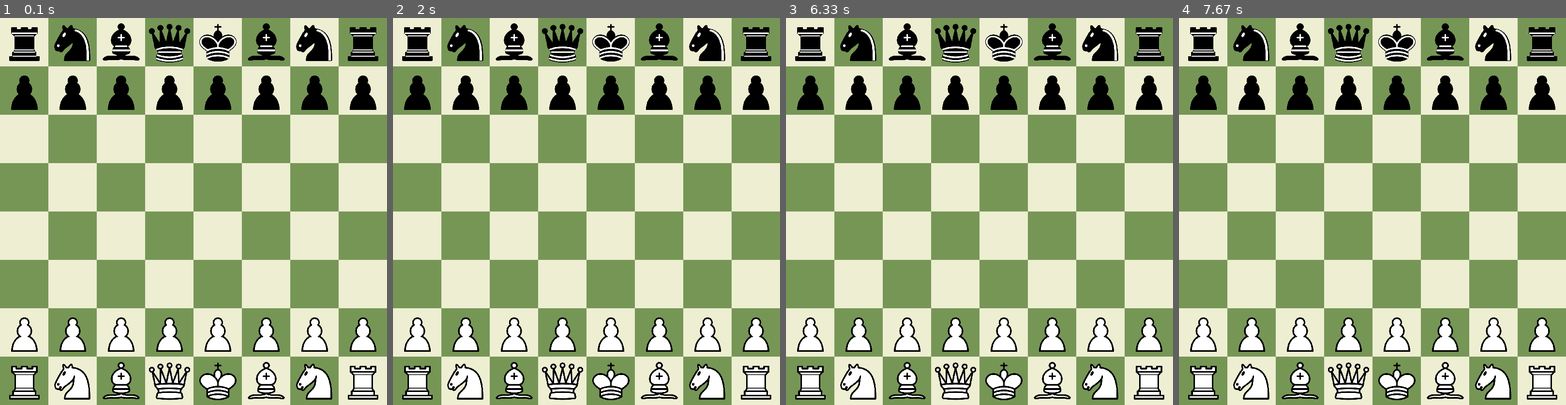
Above: before the commit, frames 1-4 (left to right).
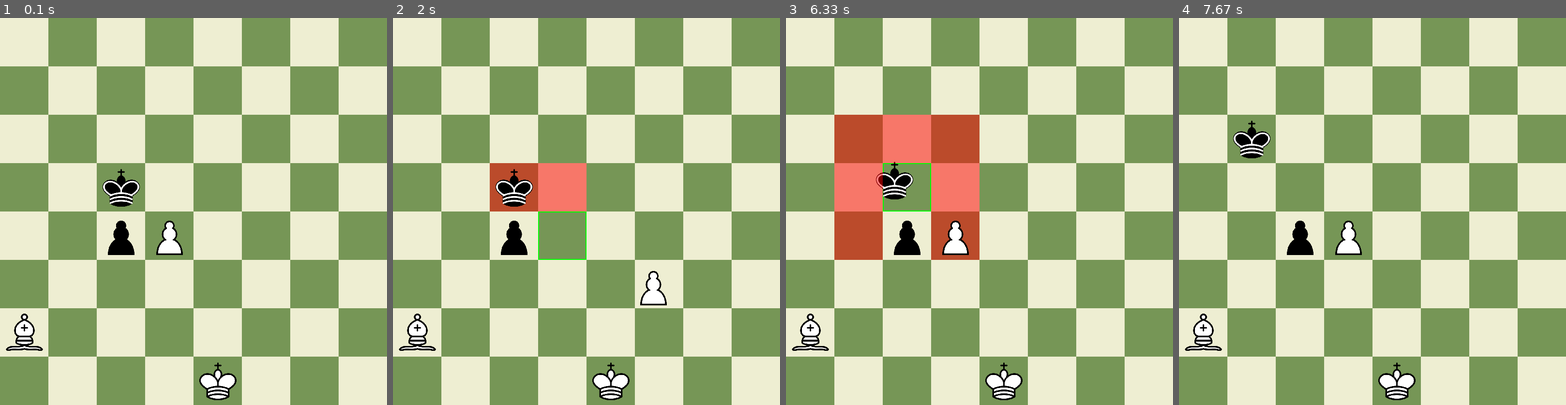
Above: after the commit, the same moments.

Repository: sunton95/Chess_Fun
Game: pygame game, started from board.py
Same seed, same stepped clock (60 frames per second), same inputs: the game is played once before the commit and once after it.
Inputs (mouse positions are in pixels of both pictures, inside the frame that each line leads up to):
- Up to frame 1 (0.1 s): no input
- Up to frame 2 (2 s): press the mouse at (493, 215) at 0.37 s; move the mouse to (559, 257) at 0.47 s; release the mouse at (625, 296) at 0.6 s; press the mouse at (493, 215) at 0.7 s; move the mouse to (563, 230) at 0.8 s; release the mouse at (632, 246) at 0.93 s; click (586, 257) at 1.55 s; press the mouse at (586, 257) at 1.87 s; move the mouse to (652, 285) at 1.97 s
- Up to frame 3 (6.33 s): release the mouse at (1114, 312) at 2.1 s; click (894, 180) at 3.78 s; press the mouse at (894, 180) at 6.27 s
- Up to frame 4 (7.67 s): move the mouse to (1260, 161) at 6.37 s; release the mouse at (1229, 141) at 6.5 s

The runs differ from the first frame. In frame 1, 15% of the frame differs, in the area x 1-98%, y 1-99%; in frame 2, 18%; in frame 3, 26%; in frame 4, 15%.

Commit message:
I dont really know what i did

Diff:
--- a/board.py
+++ b/board.py
@@ -5,7 +5,7 @@
 setup of the game. """
 # =============================================================================
 # TODO
-#
+#Add casteling, add en passant check
 # =============================================================================
 # Imports
 from pygame import image
@@ -16,6 +16,7 @@
 from pieces.pawn import *
 from pieces.rook import *
 from postition import Position
+from flags import Flags
 import os
 import pygame
 # =============================================================================
@@ -25,15 +26,41 @@
         self.game_state = []
         self.position_list = []
         self.move_number = move_number
-
+        self.flags = Flags(False, False, False, False, None)
+
+    #Uses the FEN foramting to set the board and initilize the flags indicating casteling and en passant
     def board_setup(self, FEN_string, images):
-        FEN_string  = FEN_string.split(' ')
-        pieces_on_board = FEN_string[0]
-
+        pieces_on_board, side_to_move, casteling_ability, enpassant_target, half_clock, full_clock = FEN_string.split(' ')
+
+        if(enpassant_target != '-'):
+            self.flags.en_passant_target = Position.chess_notation_to_cord(enpassant_target)
+
+        self.initialize_casteling(casteling_ability)
+        self.initialize_move_number(side_to_move, half_clock, full_clock)
+        self.initilize_pieces(images, pieces_on_board)
+
+    def initialize_casteling(self, casteling_ability):
+        for char in casteling_ability:
+            if(char == 'K'):
+                self.flags.white_king_side_castling = True
+            elif(char == 'Q'):
+                self.flags.white_queen_side_castling = True
+            elif(char == 'k'):
+                self.flags.black_king_side_castling = True
+            elif(char == 'q'):
+                self.flags.black_queen_side_castling = True
+
+    def initialize_move_number(self, side_to_move, half_clock, full_clock):
+        move = int(full_clock)
+        move = move * 2
+
+        if side_to_move == 'w':
+            self.move_number = move - 1
+        elif side_to_move == 'b':
+            self.move_number = move
+
+    def initilize_pieces(self, images, pieces_on_board):
         index = [1, 8]
-
-        for x in range(0, 65):
-            self.position_list.append(" ")
 
         for pieces in pieces_on_board:
             if pieces == 'P':
@@ -61,17 +88,13 @@
             elif pieces == 'k':
                 self.game_state.append(King("Black", index, "k", images[5]))
 
-
             if pieces == "/":
                 index[1] -= 1
                 index[0] = 1
             elif pieces.isdigit() == True:
-                index[0] = int(pieces)
+                index[0] = int(pieces) + index[0]
             else:
                 index[0] += 1
-        #TODO
-        #Add casteling, add en passant check
-        #Return True if black to move and false if White move
 
     #Checks if a piece is clicked if it is it wont be drawn at its location. That pieces drawing is handled by draw_drag function
     def draw_pieces(self, screen, selected_piece):
@@ -179,6 +202,10 @@
         #Clears the terminal before printing a new frame of the game
         os.system('cls||clear')
 
+        #Creates an empty list of all the positions on the board
+        for x in range(0, 65):
+            self.position_list.append(" ")
+
         #Fills the list with empty placeholders and adds the chess pieces location to the list
         for x in range(0,65):
             self.position_list[x] = " "
--- /dev/null
+++ b/flags.py
@@ -0,0 +1,13 @@
+class Flags:
+    def __init__(self,
+                white_queen_side_castling,
+                white_king_side_castling,
+                black_king_side_castling,
+                black_queen_side_castling,
+                en_passant_target):
+
+        self.white_queen_side_castling = white_queen_side_castling
+        self.white_king_side_castling = white_king_side_castling
+        self.black_king_side_castling = black_king_side_castling
+        self.black_queen_side_castling = black_queen_side_castling
+        self.en_passant_target = en_passant_target
--- a/game_logic.py
+++ b/game_logic.py
@@ -42,10 +42,10 @@
 
     #Shifts eo each player take one turn each. White begins
     if ((self.move_number) % 2) == 0:
+        if (selected_piece.color == "Black"):
+            selected_piece.move(new_pos, self.game_state)
+            self.move_number += 1
+    elif((self.move_number) % 2) == 1:
         if (selected_piece.color == "White"):
             selected_piece.move(new_pos, self.game_state)
             self.move_number += 1
-    elif((self.move_number) % 2) == 1:
-        if (selected_piece.color == "Black"):
-            selected_piece.move(new_pos, self.game_state)
-            self.move_number += 1
--- a/main.py
+++ b/main.py
@@ -18,7 +18,7 @@
 pygame.init()
 
 #A string on how the board will be set up for play
-FEN_string = 'rnbqkbnr/pppppppp/8/8/8/8/PPPPPPPP/RNBQKBNR w KQkq - 0 1'
+FEN_string = '8/8/8/2k5/2pP4/8/B7/4K3 b - d3 0 3'
 
 #resolution of the game
 screen = pygame.display.set_mode((800, 800))
@@ -35,7 +35,6 @@
 
 while(1):
     piece = get_square_under_mouse(board_state.game_state)
-    print(board_state.move_number)
 
     for event in pygame.event.get():
         if event.type in (QUIT, KEYDOWN):
--- a/postition.py
+++ b/postition.py
@@ -19,8 +19,10 @@
 
     @staticmethod
     def chess_notation_to_cord(str):
-        array = ["A", "B", "C", "D", "E", "F", "G", "H"]
+        array = ["a", "b", "c", "d", "e", "f", "g", "h"]
         x = 1
+
+        str = str.lower()
 
         for i in array:
             if (i == str[0]):
